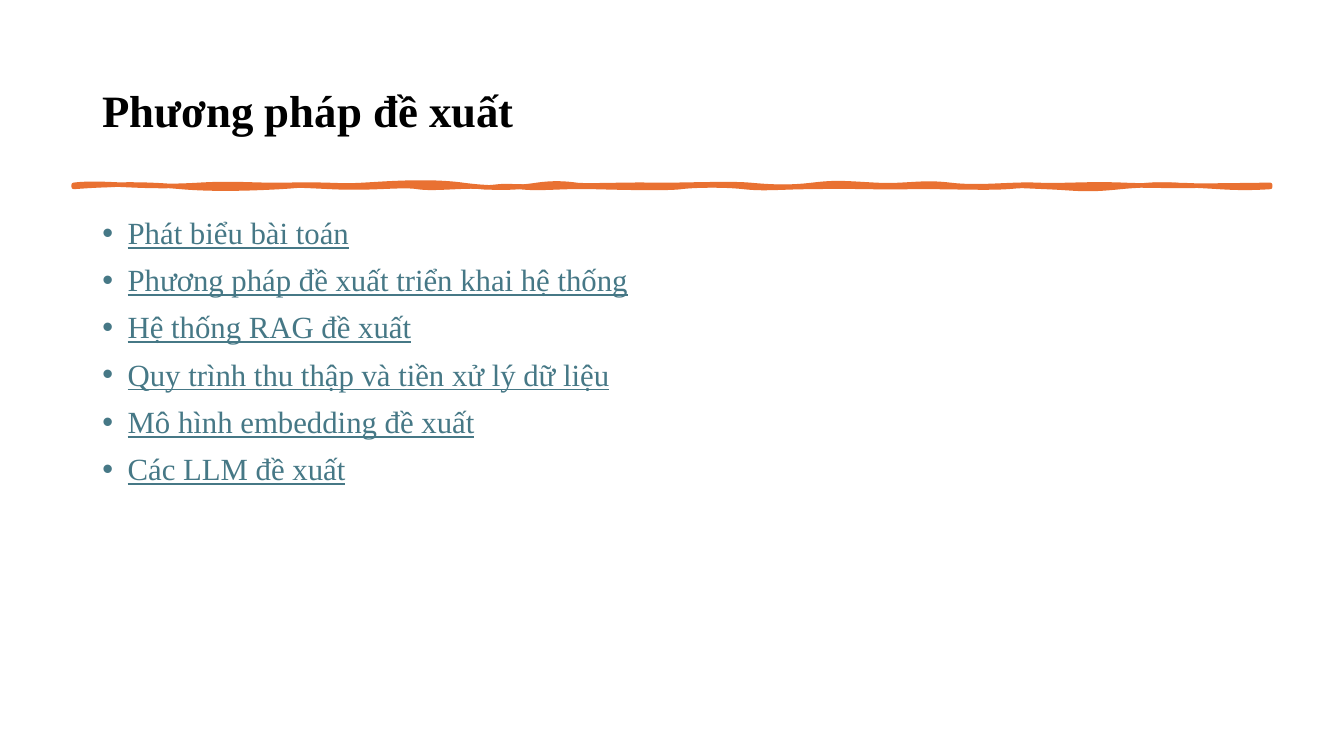
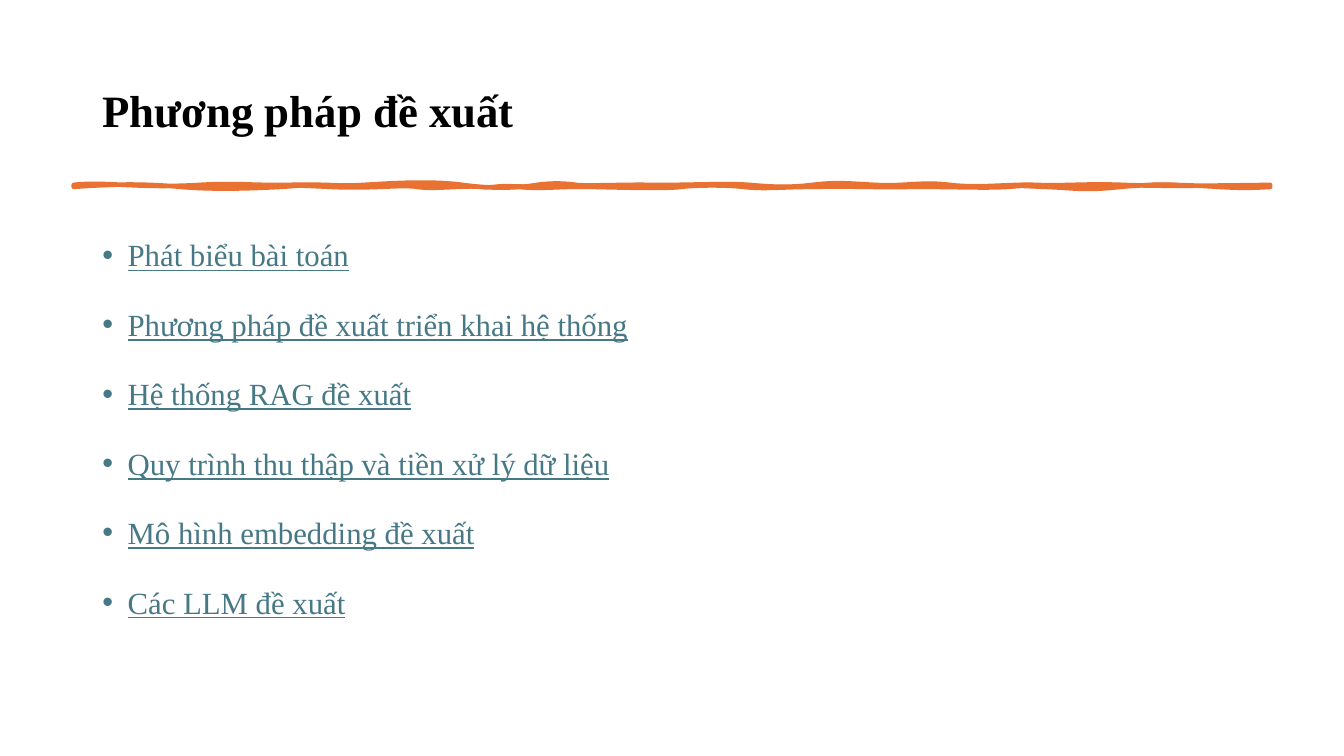
Before and after one commit to ngovanuc/Vietnamese_History_Chatbot, a slide deck: slide 8 of documents/slide bao cao.pptx. Drawn at 1344x756 pixels with LibreOffice and Linux fonts; fonts in the diff are those of the drawing. Boxes give left, top, right and bottom in pixels: in the first picture for what was removed or moved away, otherwise in the second. Text is boxed around its words. In the diff, an @@ line names an element or a change of style, - is before the commit and + after.

```diff
--- a/documents/slide bao cao.pptx
+++ b/documents/slide bao cao.pptx
@@ text "Phát biểu bài toán" at (128,243,628,618): line spacing 0.9 to 1.5 @@
```
Also in this commit, not shown: 4 other slides changed.
